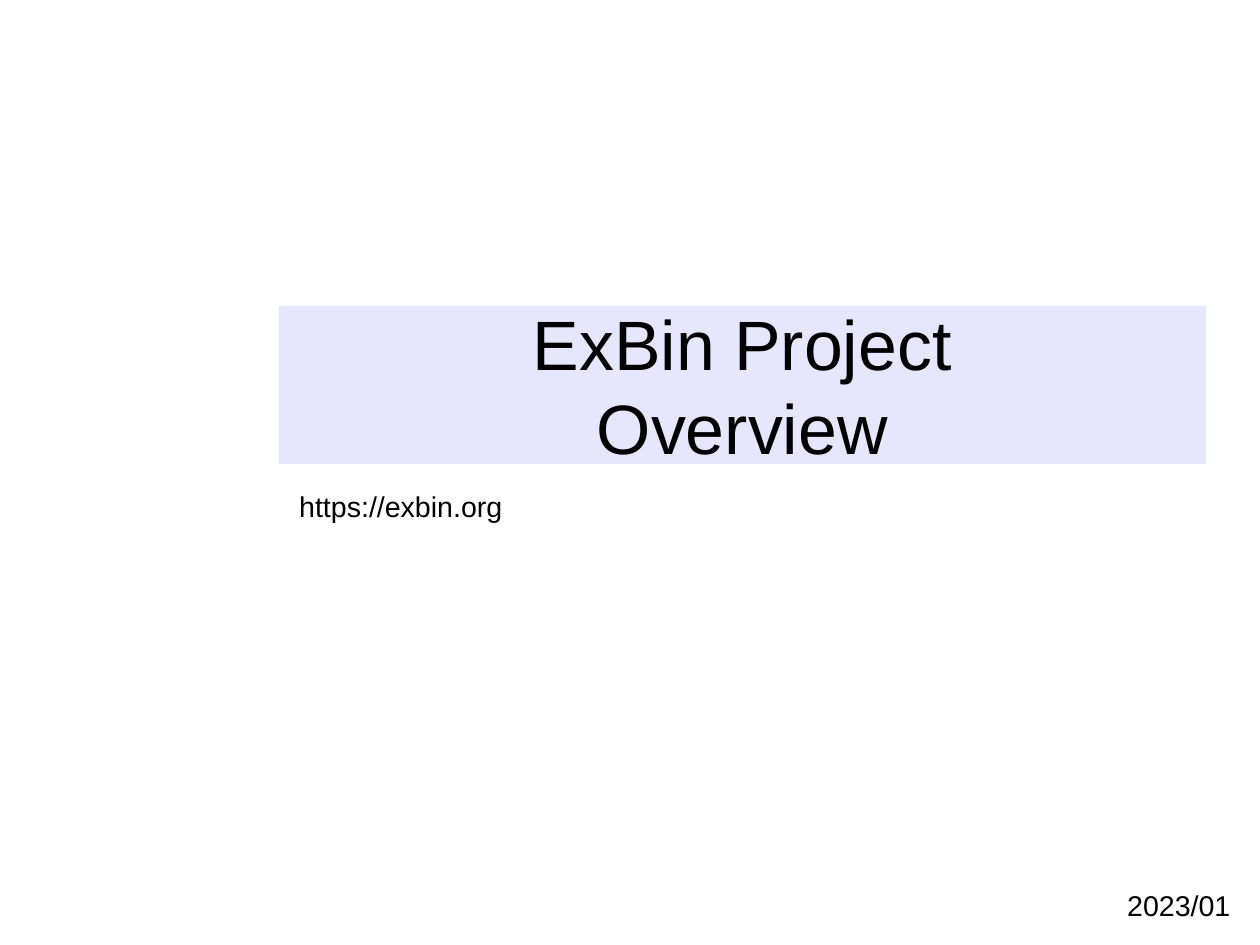
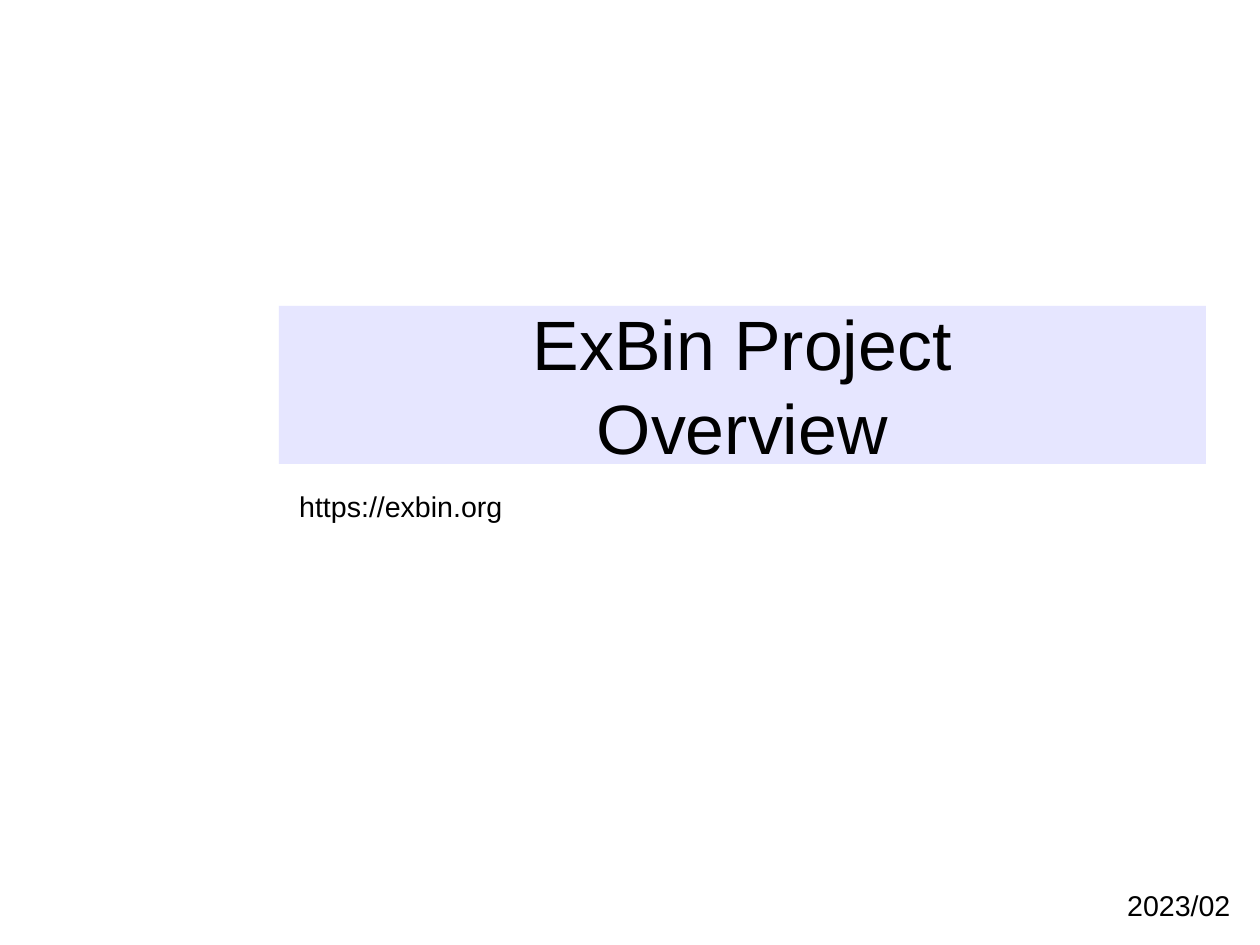
Before and after one commit to exbin/exbin-doc, a slide deck: slide 2 of presentation/exbin-overview.odp. Drawn at 1260x945 pixels with LibreOffice and Linux fonts; fonts in the diff are those of the drawing; background and template pictures are left out. Boxes give left, top, right and bottom in pixels: in the first picture for what was removed or moved away, otherwise in the second. Text is boxed around its words. In the diff, an @@ line names an element or a change of style, - is before the commit and + after.

Commit message:
Overview presentation - 2

```diff
--- a/presentation/exbin-overview.odp
+++ b/presentation/exbin-overview.odp
@@ text at [1127, 895, 1230, 917]: text changed @@
-2023/01
+2023/02
```
Also in this commit, not shown: 2 other slides changed, 2 other files.
